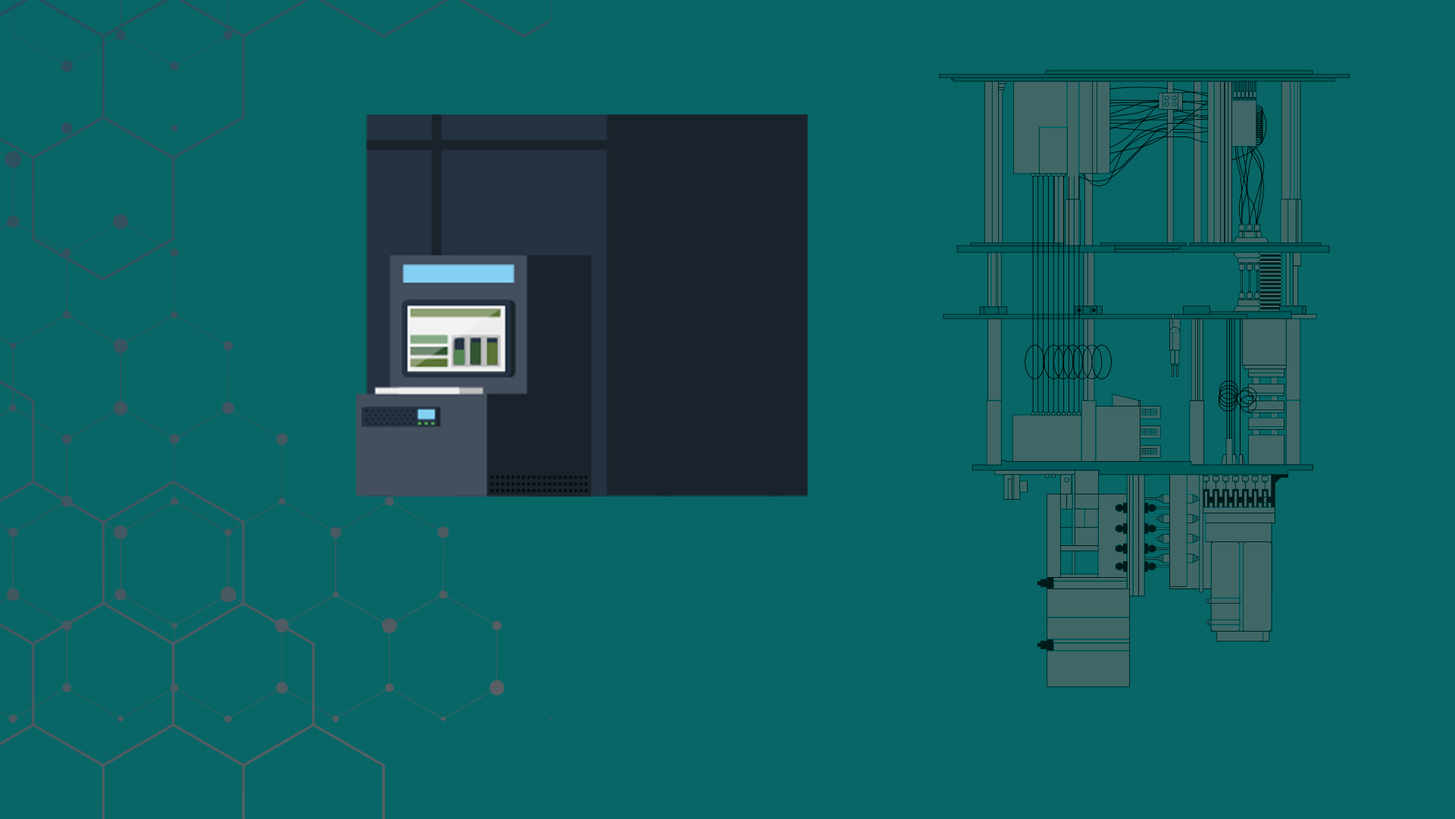
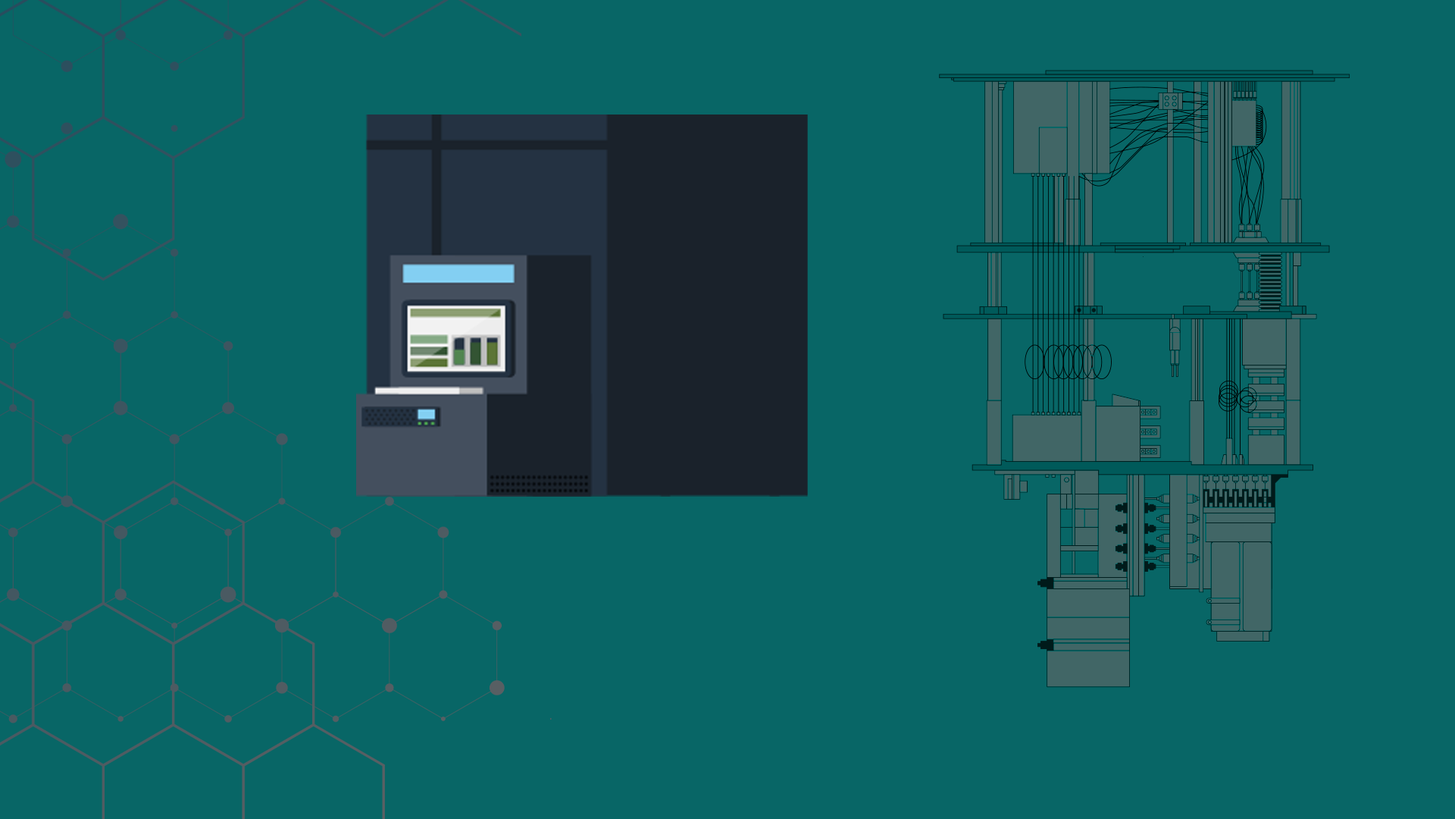
Layers edited between the first and the second 1455x819 image:
painted on "Layer 2" over [left=521, top=0, right=553, bottom=38]
